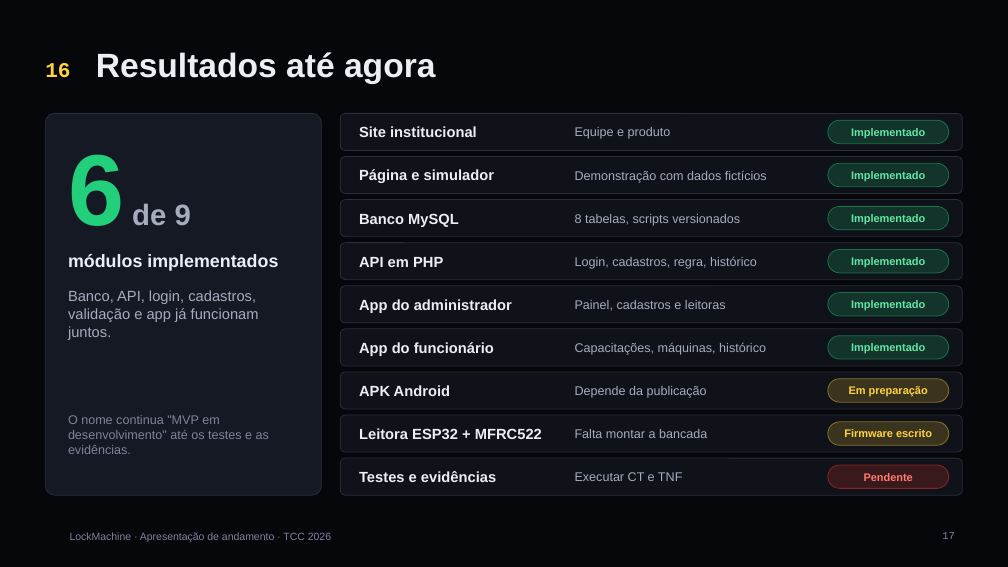
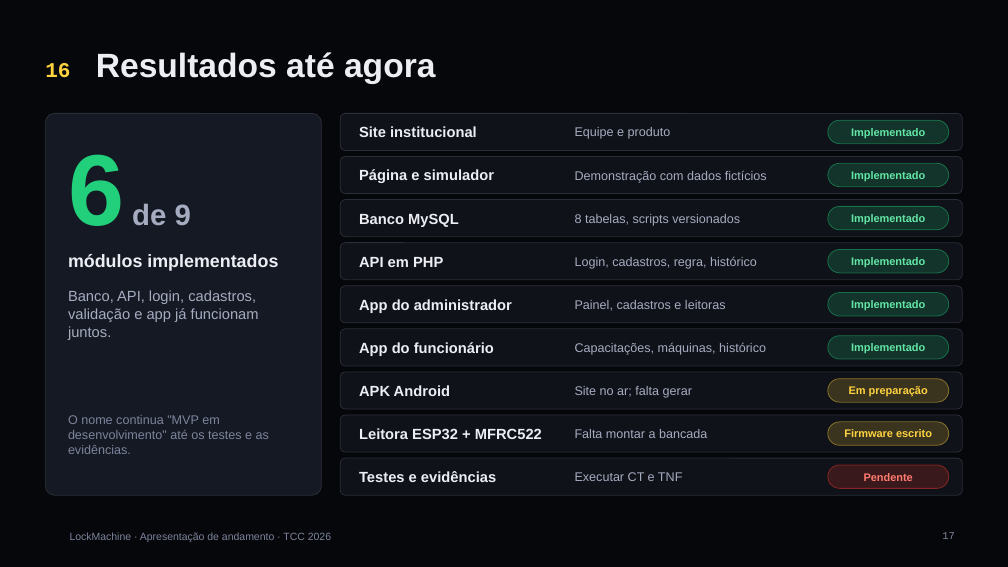
Before and after one commit to LeonardoKronka/linkwave-lockmachine, a slide deck: slide 17 of docs/apresentacao/completa/LockMachine_Completa_PowerPoint.pptx. Drawn at 1008x567 pixels with LibreOffice and Linux fonts; fonts in the diff are those of the drawing; background and template pictures are left out. Boxes give left, top, right and bottom in pixels: in the first picture for what was removed or moved away, otherwise in the second. Text is boxed around its words. In the diff, an @@ line names an element or a change of style, - is before the commit and + after.

```diff
--- a/docs/apresentacao/completa/LockMachine_Completa_PowerPoint.pptx
+++ b/docs/apresentacao/completa/LockMachine_Completa_PowerPoint.pptx
@@ text at (575, 386, 692, 398): text changed @@
-Depende da publicação
+Site no ar; falta gerar
```
Also in this commit, not shown: 2 other slides changed, 5 other files.
